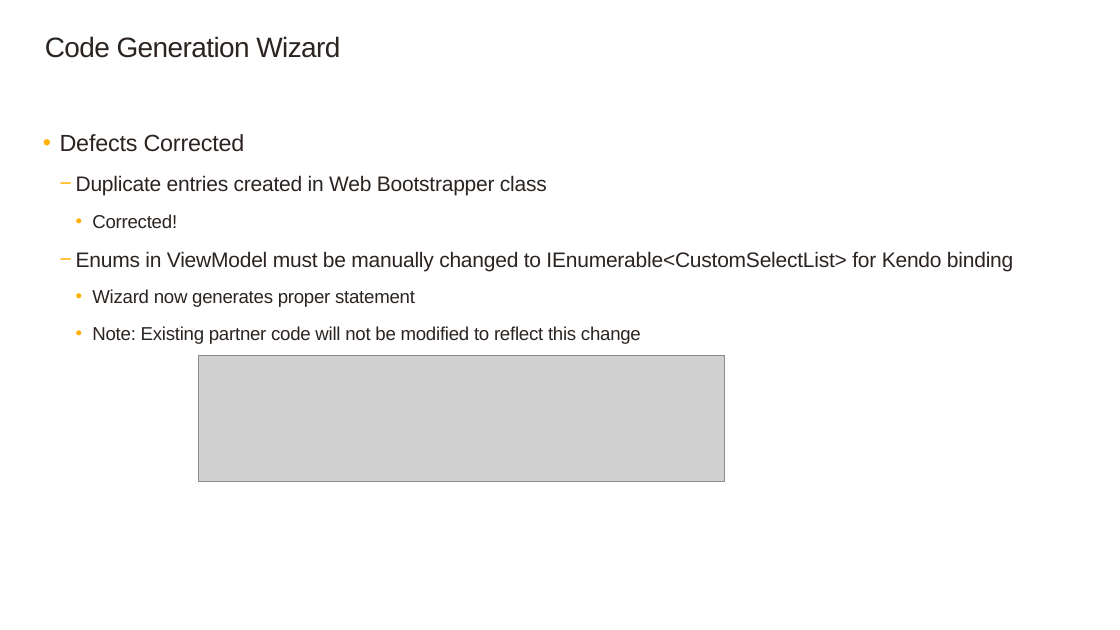
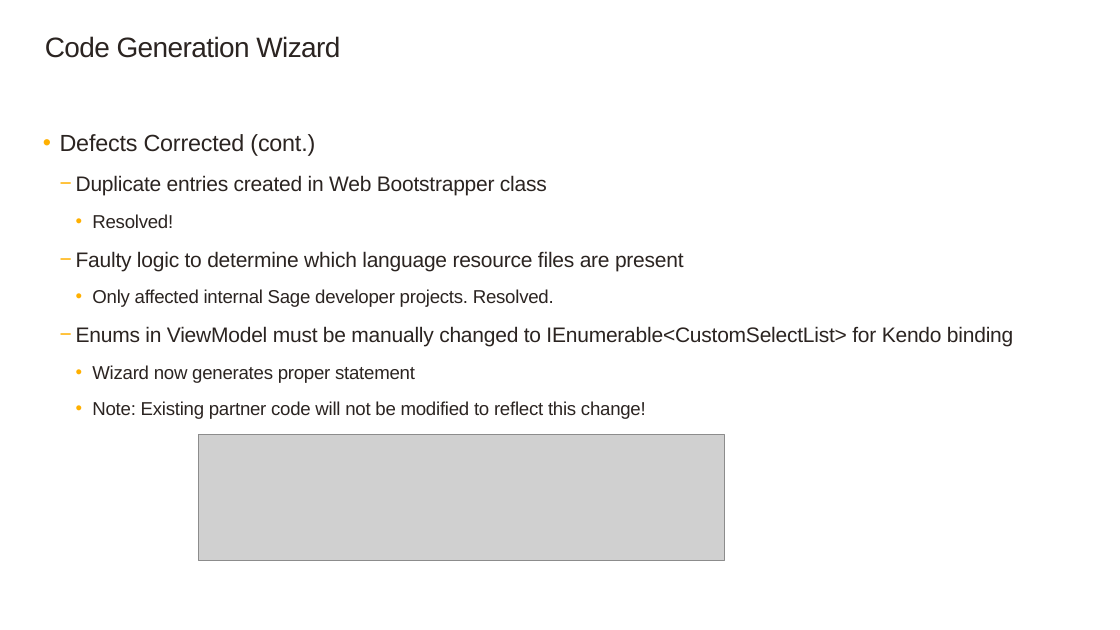
Before and after one commit to SageNADev/Sage300-SDK, a slide deck: slide 6 of docs/presentations/Sage300SDK_2019WebSDKOverview.pptx. Drawn at 1120x630 pixels with LibreOffice and Linux fonts; fonts in the diff are those of the drawing; grey boxes stand for pictures; background and template pictures are left out. Boxes give left, top, right and bottom in pixels: in the first picture for what was removed or moved away, otherwise in the second. Text is boxed around its words. In the diff, an @@ line names an element or a change of style, - is before the commit and + after.

```diff
--- a/docs/presentations/Sage300SDK_2019WebSDKOverview.pptx
+++ b/docs/presentations/Sage300SDK_2019WebSDKOverview.pptx
@@ text at [60, 134, 315, 156]: text changed @@
-  • Defects Corrected
+  • Defects Corrected (cont.)
@@ text at [76, 214, 684, 307]: text changed @@
-      • Corrected!
+      • Resolved!
+    − Faulty logic to determine which language resource files are present
+      • Only affected internal Sage developer projects. Resolved.
@@ text at [92, 401, 646, 419]: text changed @@
-      • Note: Existing partner code will not be modified to reflect this change
+      • Note: Existing partner code will not be modified to reflect this change!
@@ picture: place and size @@
-picture at [198, 355, 724, 481]
+picture at [198, 434, 724, 560]
```
Also in this commit, not shown: 5 other slides changed, 1 slide removed.
